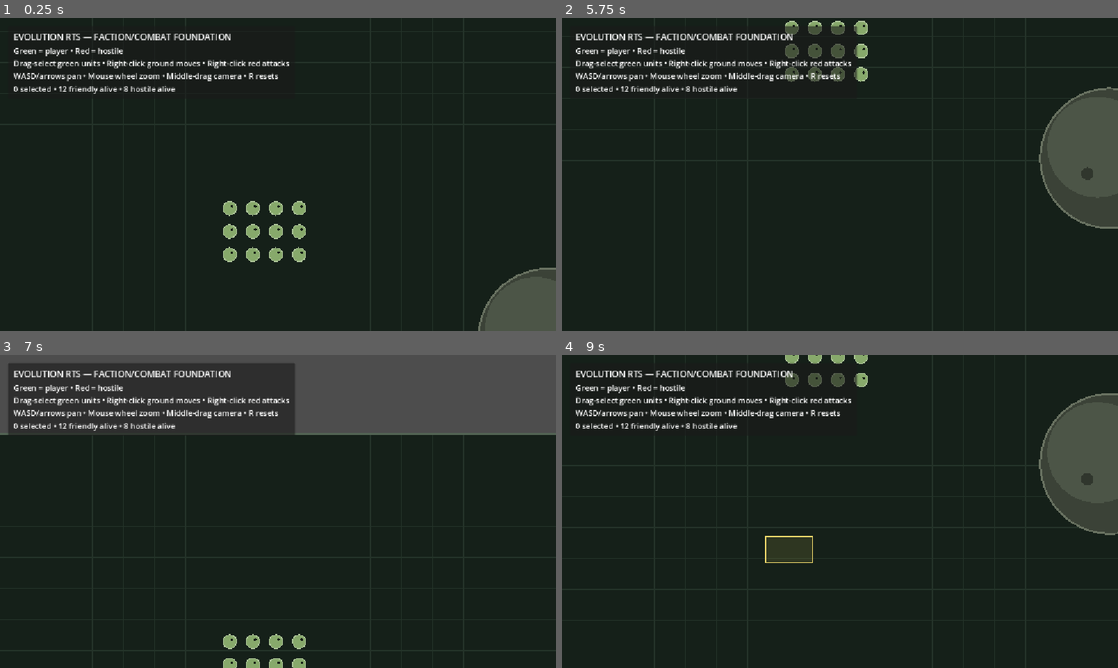
Above: before the commit, frames 1-4 (two rows, left to right).
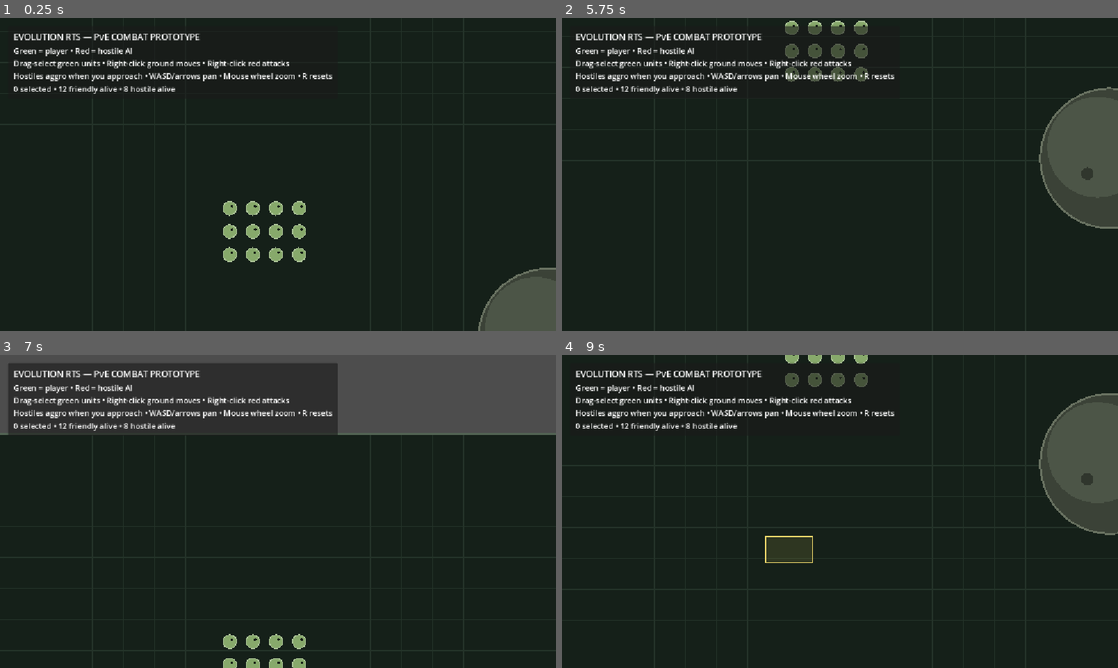
Above: after the commit, the same moments.

Repository: asbarbier/ChildrenOfTime
Game: Godot game, scene res://scenes/main.tscn
Same seed, same stepped clock (60 frames per second), same inputs: the game is played once before the commit and once after it.
Inputs (mouse positions are in pixels of both pictures, inside the frame that each line leads up to):
- Up to frame 1 (0.25 s): no input
- Up to frame 2 (5.75 s): tap Enter at 0.5 s; move the mouse to (962, 158) at 0.52 s; hold D 0.53-1.25 s; tap R every 1.5 s from 0.6 to 5.1 s; click (962, 158) at 0.67 s; drag from (728, 190) to (812, 237) at 1.27 s; move the mouse to (895, 105) at 2.02 s; hold D 2.03-2.75 s; click (895, 105) at 2.17 s; drag from (812, 237) to (673, 127) at 2.77 s; move the mouse to (1006, 221) at 3.52 s; hold A 3.53-4.25 s; click (1006, 221) at 3.67 s; drag from (673, 127) to (756, 96) at 4.27 s; move the mouse to (867, 174) at 5.02 s; hold S from 5.03 s (still down); click (867, 174) at 5.17 s
- Up to frame 3 (7 s): release S at 5.75 s; drag from (194, 433) to (166, 527) at 5.77 s; move the mouse to (400, 495) at 6.52 s; hold W from 6.53 s (still down); tap R at 6.6 s; click (400, 495) at 6.67 s
- Up to frame 4 (9 s): release W at 7.25 s; drag from (728, 527) to (812, 574) at 7.27 s; move the mouse to (895, 442) at 8.02 s; hold S 8.03-8.75 s; tap R at 8.1 s; click (895, 442) at 8.17 s; drag from (812, 574) to (673, 464) at 8.77 s

The runs differ from the first frame. In frame 1, 1.1% of the frame differs, in the area x 2-60%, y 4-21%; in frame 2, 1.3%; in frame 3, 2.7%, in the area x 2-61%, y 2-26%; in frame 4, 1.2%.

Commit message:
Build 8.0: wire hostile AI through command layer

Diff:
--- a/scripts/main.gd
+++ b/scripts/main.gd
@@ -4,6 +4,7 @@
 const RTSObstacleScript = preload("res://scripts/obstacle.gd")
 const RTSNavigationManagerScript = preload("res://scripts/navigation_manager.gd")
 const RTSCommandControllerScript = preload("res://scripts/command_controller.gd")
+const RTSAIControllerScript = preload("res://scripts/ai_controller.gd")
 
 const MAP_SIZE := Vector2(3200.0, 1800.0)
 const GRID_SIZE := 64.0
@@ -21,6 +22,7 @@
 var obstacles: Array[RTSObstacle] = []
 var navigation_manager: RTSNavigationManager
 var command_controller: RTSCommandController
+var ai_controller: RTSAIController
 
 var dragging_selection := false
 var drag_start_world := Vector2.ZERO
@@ -38,6 +40,7 @@
 	_build_navigation()
 	_build_command_controller()
 	_spawn_test_units()
+	_build_ai_controller()
 	_build_ui()
 	queue_redraw()
 
@@ -188,6 +191,12 @@
 	add_child(command_controller)
 	command_controller.configure(navigation_manager, MAP_SIZE)
 
+func _build_ai_controller() -> void:
+	ai_controller = RTSAIControllerScript.new() as RTSAIController
+	ai_controller.name = "EnemyAI"
+	add_child(ai_controller)
+	ai_controller.configure(command_controller, ENEMY_TEAM_ID)
+
 func _spawn_test_obstacles() -> void:
 	var rock := RTSObstacleScript.new() as RTSObstacle
 	rock.name = "TheRock"
@@ -244,7 +253,7 @@
 
 	var panel := PanelContainer.new()
 	panel.position = Vector2(16, 16)
-	panel.custom_minimum_size = Vector2(520, 0)
+	panel.custom_minimum_size = Vector2(560, 0)
 	canvas.add_child(panel)
 
 	var margin := MarginContainer.new()
@@ -258,12 +267,12 @@
 	margin.add_child(box)
 
 	var title := Label.new()
-	title.text = "EVOLUTION RTS — FACTION/COMBAT FOUNDATION"
+	title.text = "EVOLUTION RTS — PvE COMBAT PROTOTYPE"
 	title.add_theme_font_size_override("font_size", 18)
 	box.add_child(title)
 
 	var instructions := Label.new()
-	instructions.text = "Green = player • Red = hostile\nDrag-select green units • Right-click ground moves • Right-click red attacks\nWASD/arrows pan • Mouse wheel zoom • Middle-drag camera • R resets"
+	instructions.text = "Green = player • Red = hostile AI\nDrag-select green units • Right-click ground moves • Right-click red attacks\nHostiles aggro when you approach • WASD/arrows pan • Mouse wheel zoom • R resets"
 	box.add_child(instructions)
 
 	status_label = Label.new()
